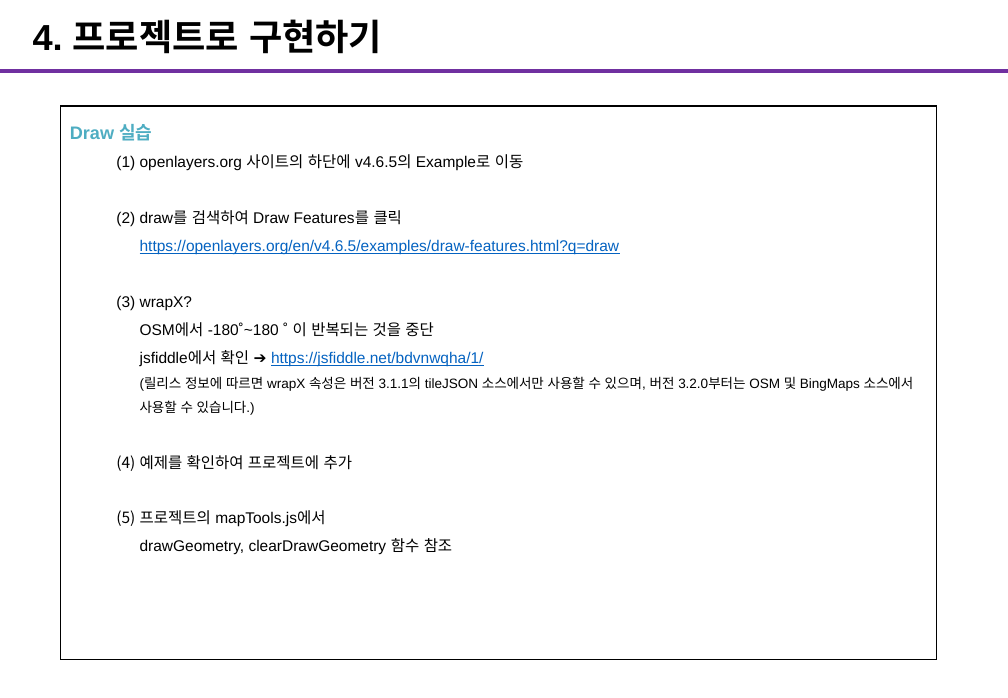
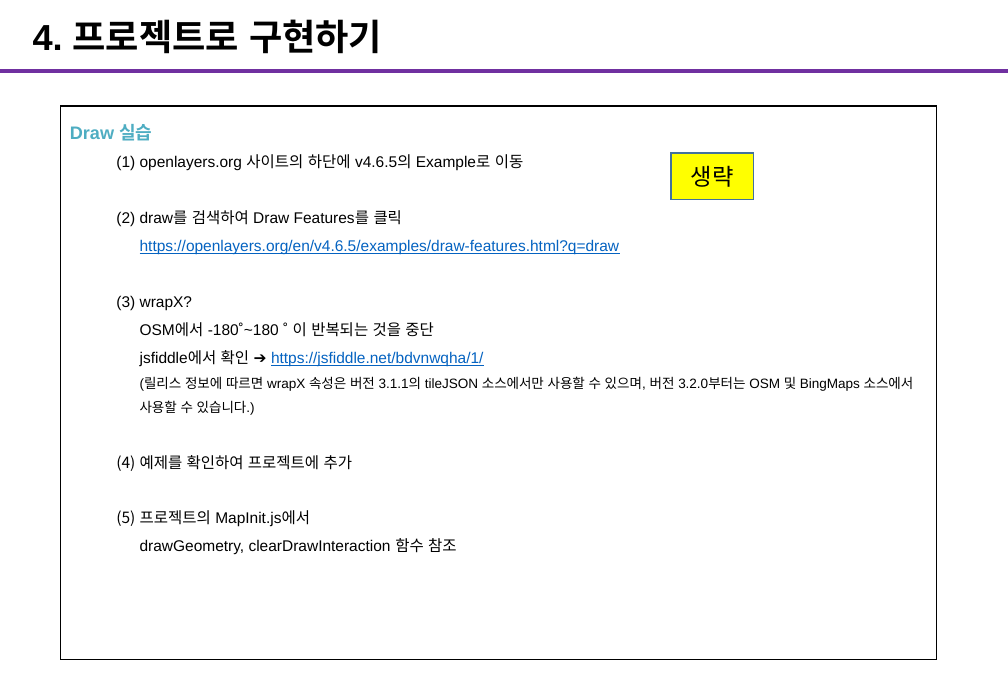
Before and after one commit to Gaia3D/gis-demo, a slide deck: slide 15 of src/main/resources/static/doc/openlayers_20190813.pptx (slide 13 before the commit). Drawn at 1008x698 pixels with LibreOffice and Linux fonts; fonts in the diff are those of the drawing. Boxes give left, top, right and bottom in pixels: in the first picture for what was removed or moved away, otherwise in the second. Text is boxed around its words. In the diff, an @@ line names an element or a change of style, - is before the commit and + after.

```diff
--- a/src/main/resources/static/doc/openlayers_20190813.pptx
+++ b/src/main/resources/static/doc/openlayers_20190813.pptx
@@ rectangle added at bbox=[671, 153, 754, 199], fill #FFFF00, outline #43739E 1 pt, 18 pt, text #000000 @@
+생략
@@ text in rectangle at bbox=[140, 510, 456, 555]: text changed @@
-  (5) 프로젝트의 mapTools.js에서
-      drawGeometry, clearDrawGeometry 함수 참조
+  (5) 프로젝트의 MapInit.js에서
+      drawGeometry, clearDrawInteraction 함수 참조
```
Also in this commit, not shown: 3 other slides changed, 4 slides added, 3 other files.
